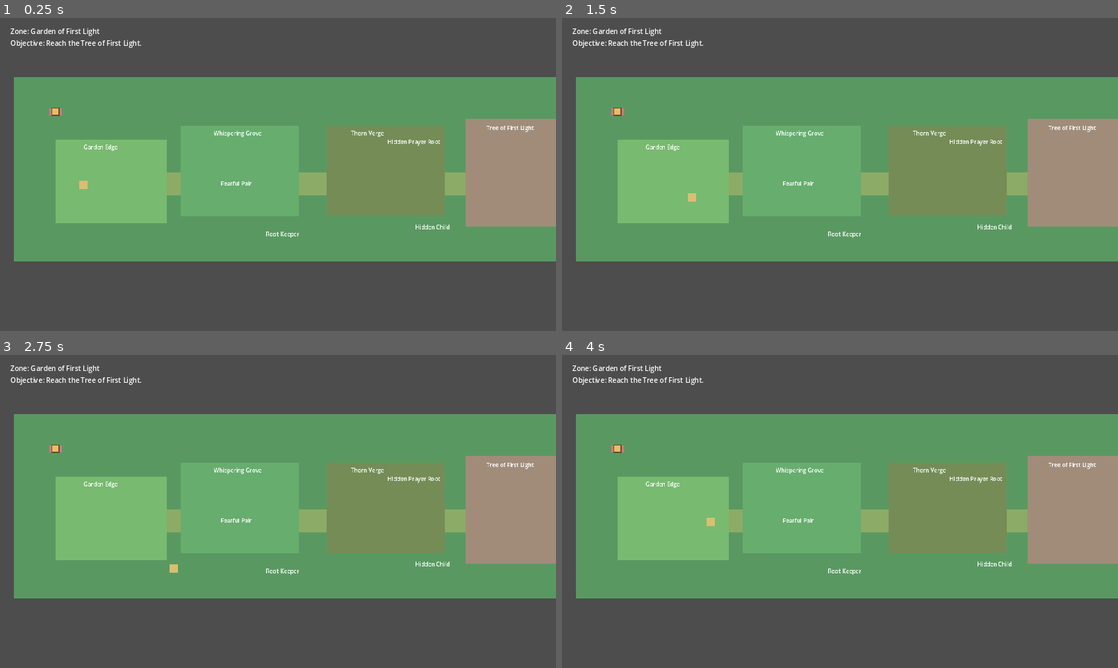
Above: before the commit, frames 1-4 (two rows, left to right).
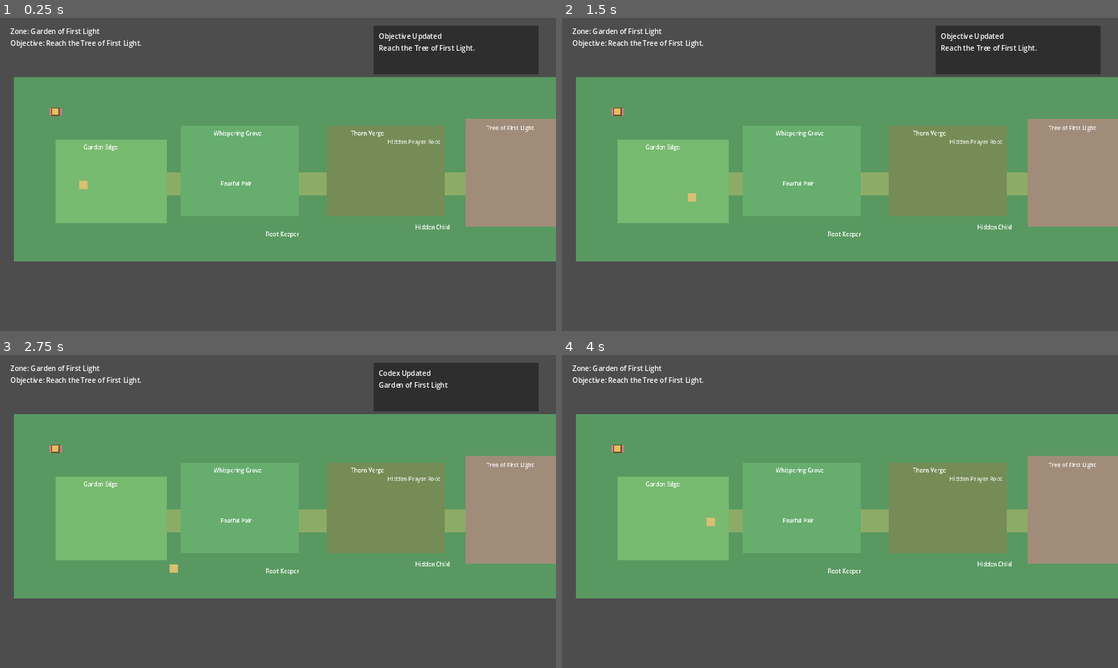
Above: after the commit, the same moments.

Repository: lawrence-via-mk1987/3body
Game: Godot game, scene res://scenes/world/garden_of_first_light/garden_main.tscn
Same seed, same stepped clock (60 frames per second), same inputs: the game is played once before the commit and once after it. This scene is started directly instead of the project's main scene.
Inputs:
- Up to frame 1 (0.25 s): no input
- Up to frame 2 (1.5 s): tap Enter at 0.5 s; hold D (move_right) 0.53-1.28 s; hold Space (advance_dialogue) 0.53-1.28 s; hold S (move_down) from 1.28 s (still down); tap Space (advance_dialogue) at 1.35 s
- Up to frame 3 (2.75 s): release S (move_down) at 2.03 s; hold D (move_right) from 2.03 s (still down); hold Space (advance_dialogue) from 2.03 s (still down)
- Up to frame 4 (4 s): release D (move_right) at 2.78 s; release Space (advance_dialogue) at 2.78 s; hold W (move_up) 2.78-3.53 s; tap Space (advance_dialogue) at 2.85 s; tap Enter at 3.5 s; hold A (move_left) from 3.53 s (still down); hold Space (advance_dialogue) from 3.53 s (still down)

The runs differ from the first frame. In frame 1, 4.6% of the frame differs, in the area x 67-97%, y 2-41%; in frame 2, 4.6%; in frame 3, 4.6%; in frame 4, less than 0.1%.
Error before the commit: Trying to return an array of type "Array" where expected return type is "Array[String]". (res://systems/autoload/codex_state.gd:22)
Error after the commit: Trying to return an array of type "Array" where expected return type is "Array[String]". (res://systems/autoload/codex_state.gd:31)

Commit message:
Add progression feedback and reactive world state
Co-authored-by: lawrence-via-mk1987 <lawrence-via-mk1987@users.noreply.github.com>

Diff:
--- /dev/null
+++ b/kairos-redeemer/game/scenes/ui/notification_hud.tscn
@@ -0,0 +1,36 @@
+[gd_scene load_steps=2 format=3]
+
+[ext_resource type="Script" path="res://scripts/ui/notification_hud.gd" id="1_9r6ny"]
+
+[node name="NotificationHUD" type="CanvasLayer"]
+script = ExtResource("1_9r6ny")
+
+[node name="NotificationPanel" type="PanelContainer" parent="."]
+unique_name_in_owner = true
+offset_left = 860.0
+offset_top = 18.0
+offset_right = 1240.0
+offset_bottom = 130.0
+visible = false
+
+[node name="NotificationMargin" type="MarginContainer" parent="NotificationPanel"]
+layout_mode = 2
+theme_override_constants/margin_left = 12
+theme_override_constants/margin_top = 12
+theme_override_constants/margin_right = 12
+theme_override_constants/margin_bottom = 12
+
+[node name="NotificationVBox" type="VBoxContainer" parent="NotificationPanel/NotificationMargin"]
+layout_mode = 2
+
+[node name="NotificationTitle" type="Label" parent="NotificationPanel/NotificationMargin/NotificationVBox"]
+unique_name_in_owner = true
+text = "Notice"
+
+[node name="NotificationBody" type="RichTextLabel" parent="NotificationPanel/NotificationMargin/NotificationVBox"]
+unique_name_in_owner = true
+custom_minimum_size = Vector2(0, 52)
+bbcode_enabled = true
+fit_content = true
+scroll_active = false
+text = ""
--- /dev/null
+++ b/kairos-redeemer/game/scripts/ui/notification_hud.gd
@@ -0,0 +1,51 @@
+extends CanvasLayer
+
+@onready var panel: PanelContainer = %NotificationPanel
+@onready var title_label: Label = %NotificationTitle
+@onready var body_label: RichTextLabel = %NotificationBody
+
+var _is_showing: bool = false
+var _queue: Array[Dictionary] = []
+
+func _ready() -> void:
+	panel.visible = false
+	process_mode = Node.PROCESS_MODE_ALWAYS
+	QuestState.objective_changed.connect(_on_objective_changed)
+	CodexState.entry_unlocked.connect(_on_entry_unlocked)
+	CodexState.truth_unlocked.connect(_on_truth_unlocked)
+
+func _on_objective_changed(text: String) -> void:
+	_enqueue_notice("Objective Updated", text)
+
+func _on_entry_unlocked(entry_id: String) -> void:
+	var entry := CodexData.get_entry(entry_id)
+	_enqueue_notice("Codex Updated", entry.title)
+
+func _on_truth_unlocked(truth_id: String) -> void:
+	var truth := CodexData.get_truth(truth_id)
+	_enqueue_notice("Truth Remembered", truth.title)
+
+func _enqueue_notice(title: String, body: String) -> void:
+	_queue.append({"title": title, "body": body})
+	if not _is_showing:
+		_show_next_notice()
+
+func _show_next_notice() -> void:
+	if _queue.is_empty():
+		_is_showing = false
+		panel.visible = false
+		return
+
+	_is_showing = true
+	var notice: Dictionary = _queue.pop_front()
+	title_label.text = notice.get("title", "")
+	body_label.text = str(notice.get("body", ""))
+	panel.visible = true
+	panel.modulate.a = 0.0
+
+	var tween := create_tween()
+	tween.set_pause_mode(Tween.TWEEN_PAUSE_PROCESS)
+	tween.tween_property(panel, "modulate:a", 1.0, 0.12)
+	tween.tween_interval(1.6)
+	tween.tween_property(panel, "modulate:a", 0.0, 0.2)
+	tween.tween_callback(_show_next_notice)
--- a/kairos-redeemer/game/scripts/ui/objective_hud.gd
+++ b/kairos-redeemer/game/scripts/ui/objective_hud.gd
@@ -8,3 +8,11 @@
 
 func refresh_objective() -> void:
 	objective_label.text = "Objective: %s" % QuestState.current_objective_text
+
+func _ready() -> void:
+	process_mode = Node.PROCESS_MODE_ALWAYS
+	refresh_objective()
+	QuestState.objective_changed.connect(_on_objective_changed)
+
+func _on_objective_changed(_text: String) -> void:
+	refresh_objective()
--- a/kairos-redeemer/game/scripts/world/beth_tikvah_main.gd
+++ b/kairos-redeemer/game/scripts/world/beth_tikvah_main.gd
@@ -4,11 +4,13 @@
 const DIALOGUE_BOX_SCENE := preload("res://scenes/ui/dialogue_box.tscn")
 const OBJECTIVE_HUD_SCENE := preload("res://scenes/ui/objective_hud.tscn")
 const PAUSE_MENU_SCENE := preload("res://scenes/ui/pause_menu.tscn")
+const NOTIFICATION_HUD_SCENE := preload("res://scenes/ui/notification_hud.tscn")
 const DIALOGUE_LOADER := preload("res://scripts/dialogue/dialogue_loader.gd")
 
 var _dialogue_box: CanvasLayer
 var _objective_hud: CanvasLayer
 var _pause_menu: CanvasLayer
+var _notification_hud: CanvasLayer
 var _pending_action: Callable
 
 func _ready() -> void:
@@ -20,6 +22,7 @@
 	_objective_hud.call("set_zone", "Beth-Tikvah")
 	_objective_hud.call("refresh_objective")
 	CodexState.unlock_entry("beth_tikvah")
+	_refresh_world_state()
 
 func _spawn_player() -> void:
 	var player = PLAYER_SCENE.instantiate()
@@ -36,6 +39,9 @@
 
 	_pause_menu = PAUSE_MENU_SCENE.instantiate()
 	add_child(_pause_menu)
+
+	_notification_hud = NOTIFICATION_HUD_SCENE.instantiate()
+	add_child(_notification_hud)
 
 func _unhandled_input(event: InputEvent) -> void:
 	if event.is_action_pressed("pause") and _pause_menu != null:
@@ -86,11 +92,13 @@
 	QuestState.advance_quest("firstfruits_morning", "meet_junia")
 	QuestState.set_objective_text("Meet Junia at the Singer's Steps.")
 	_objective_hud.call("refresh_objective")
+	_refresh_world_state()
 
 func _after_festival_intro() -> void:
 	QuestState.advance_quest("firstfruits_morning", "approach_lamp")
 	QuestState.set_objective_text("Approach the Lamp Pavilion. You may speak with the townspeople first.")
 	_objective_hud.call("refresh_objective")
+	_refresh_world_state()
 
 func _go_to_threshold() -> void:
 	GameState.set_flag("lamp_fracture_seen", true)
@@ -99,3 +107,12 @@
 	CodexState.unlock_entry("threshold_of_testimony")
 	QuestState.set_objective_text("Awaken in the Threshold of Testimony.")
 	SceneRouter.goto_world_scene("res://scenes/world/threshold/threshold_main.tscn")
+
+func _refresh_world_state() -> void:
+	var hadarah_done := DialogueState.has_seen_scene("opening_blessing")
+	var festival_done := DialogueState.has_seen_scene("junia_festival_intro")
+
+	$NPCRoot/HadarahMarker.modulate = Color(0.8, 0.8, 0.8, 0.7) if hadarah_done else Color(1, 1, 1, 1)
+	$NPCRoot/JuniaMarker.modulate = Color(1.2, 1.2, 1.0, 1.0) if hadarah_done and not festival_done else Color(1, 1, 1, 1)
+	$EnvironmentRoot/LampPavilion.color = Color(1.0, 0.92, 0.72, 1.0) if festival_done else Color(0.9, 0.88, 0.7, 1)
+	$EnvironmentRoot/LampPavilionLabel.modulate = Color(1.0, 0.92, 0.72, 1.0) if festival_done else Color(1, 1, 1, 0.85)
--- a/kairos-redeemer/game/scripts/world/garden_main.gd
+++ b/kairos-redeemer/game/scripts/world/garden_main.gd
@@ -4,11 +4,13 @@
 const DIALOGUE_BOX_SCENE := preload("res://scenes/ui/dialogue_box.tscn")
 const OBJECTIVE_HUD_SCENE := preload("res://scenes/ui/objective_hud.tscn")
 const PAUSE_MENU_SCENE := preload("res://scenes/ui/pause_menu.tscn")
+const NOTIFICATION_HUD_SCENE := preload("res://scenes/ui/notification_hud.tscn")
 const DIALOGUE_LOADER := preload("res://scripts/dialogue/dialogue_loader.gd")
 
 var _dialogue_box: CanvasLayer
 var _objective_hud: CanvasLayer
 var _pause_menu: CanvasLayer
+var _notification_hud: CanvasLayer
 var _pending_action: Callable
 
 func _ready() -> void:
@@ -24,6 +26,7 @@
 		QuestState.set_objective_text("Reach the Tree of First Light.")
 	_objective_hud.call("refresh_objective")
 	CodexState.unlock_entry("garden_of_first_light")
+	_refresh_world_state()
 
 	if GameState.has_flag("briar_bridegroom_defeated") and not DialogueState.has_seen_scene("love_restoration"):
 		call_deferred("_play_restoration")
@@ -46,6 +49,9 @@
 	_pause_menu = PAUSE_MENU_SCENE.instantiate()
 	add_child(_pause_menu)
 
+	_notification_hud = NOTIFICATION_HUD_SCENE.instantiate()
+	add_child(_notification_hud)
+
 func _unhandled_input(event: InputEvent) -> void:
 	if event.is_action_pressed("pause") and _pause_menu != null:
 		_pause_menu.toggle_menu()
@@ -61,18 +67,18 @@
 		"fearful_pair":
 			if DialogueState.has_seen_scene("fearful_pair"):
 				return
-			_play_dialogue("res://dialogue/npc/fearful_pair.json", Callable())
+			_play_dialogue("res://dialogue/npc/fearful_pair.json", Callable(self, "_refresh_world_state"))
 		"root_keeper":
-			_play_dialogue("res://dialogue/npc/root_keeper.json", Callable())
+			_play_dialogue("res://dialogue/npc/root_keeper.json", Callable(self, "_refresh_world_state"))
 		"hidden_child":
-			_play_dialogue("res://dialogue/npc/hidden_child.json", Callable())
+			_play_dialogue("res://dialogue/npc/hidden_child.json", Callable(self, "_refresh_world_state"))
 		"garden_prayer_root":
 			if GameState.has_flag("garden_prayer_root_seen"):
 				_play_dialogue("res://dialogue/npc/garden_prayer_root_repeat.json", Callable())
 				return
 			GameState.set_flag("garden_prayer_root_seen", true)
 			CodexState.unlock_truth("gift_is_received_not_seized")
-			_play_dialogue("res://dialogue/npc/garden_prayer_root.json", Callable())
+			_play_dialogue("res://dialogue/npc/garden_prayer_root.json", Callable(self, "_refresh_world_state"))
 		"veiled_glimpse":
 			if DialogueState.has_seen_scene("veiled_glimpse"):
 				return
@@ -111,3 +117,20 @@
 	QuestState.complete_quest("the_first_wound")
 	QuestState.set_objective_text("Return to the Threshold of Testimony.")
 	SceneRouter.goto_world_scene("res://scenes/world/threshold/threshold_main.tscn")
+
+func _refresh_world_state() -> void:
+	var first_battle_complete := GameState.has_flag("garden_first_battle_complete")
+	var prayer_root_seen := GameState.has_flag("garden_prayer_root_seen")
+	var briar_defeated := GameState.has_flag("briar_bridegroom_defeated")
+	var pair_seen := DialogueState.has_seen_scene("fearful_pair")
+	var root_seen := DialogueState.has_seen_scene("root_keeper")
+	var child_seen := DialogueState.has_seen_scene("hidden_child")
+
+	$EnvironmentRoot/MainRootPath.color = Color(0.62, 0.75, 0.45, 1.0) if first_battle_complete else Color(0.55, 0.67, 0.4, 1.0)
+	$EnvironmentRoot/PrayerRootLabel.modulate = Color(1.0, 0.95, 0.7, 1.0) if prayer_root_seen else Color(1, 1, 1, 0.8)
+	$EnvironmentRoot/BossArena.color = Color(0.78, 0.71, 0.6, 1.0) if briar_defeated else Color(0.63, 0.55, 0.48, 1.0)
+	$EnvironmentRoot/TreeLabel.modulate = Color(1.0, 0.92, 0.68, 1.0) if briar_defeated else Color(1, 1, 1, 0.85)
+
+	$NPCRoot/FearfulPairMarker.modulate = Color(0.85, 1.0, 0.85, 1.0) if pair_seen else Color(1, 1, 1, 1)
+	$NPCRoot/RootKeeperMarker.modulate = Color(0.85, 1.0, 0.85, 1.0) if root_seen else Color(1, 1, 1, 1)
+	$NPCRoot/HiddenChildMarker.modulate = Color(0.85, 1.0, 0.85, 1.0) if child_seen else Color(1, 1, 1, 1)
--- a/kairos-redeemer/game/scripts/world/threshold_main.gd
+++ b/kairos-redeemer/game/scripts/world/threshold_main.gd
@@ -4,11 +4,13 @@
 const DIALOGUE_BOX_SCENE := preload("res://scenes/ui/dialogue_box.tscn")
 const OBJECTIVE_HUD_SCENE := preload("res://scenes/ui/objective_hud.tscn")
 const PAUSE_MENU_SCENE := preload("res://scenes/ui/pause_menu.tscn")
+const NOTIFICATION_HUD_SCENE := preload("res://scenes/ui/notification_hud.tscn")
 const DIALOGUE_LOADER := preload("res://scripts/dialogue/dialogue_loader.gd")
 
 var _dialogue_box: CanvasLayer
 var _objective_hud: CanvasLayer
 var _pause_menu: CanvasLayer
+var _notification_hud: CanvasLayer
 var _pending_action: Callable
 
 func _ready() -> void:
@@ -24,6 +26,7 @@
 	else:
 		QuestState.set_objective_text("Enter the Garden of First Light.")
 	_objective_hud.call("refresh_objective")
+	_refresh_world_state()
 
 	if not DialogueState.has_seen_scene("threshold_wakeup"):
 		call_deferred("_play_intro")
@@ -45,6 +48,9 @@
 
 	_pause_menu = PAUSE_MENU_SCENE.instantiate()
 	add_child(_pause_menu)
+
+	_notification_hud = NOTIFICATION_HUD_SCENE.instantiate()
+	add_child(_notification_hud)
 
 func _unhandled_input(event: InputEvent) -> void:
 	if event.is_action_pressed("pause") and _pause_menu != null:
@@ -85,6 +91,7 @@
 		QuestState.set_objective_text("Step through the first gate into the Garden.")
 		_objective_hud.call("refresh_objective")
 		CodexState.unlock_entry("keeper_of_hours")
+		_refresh_world_state()
 
 func _on_dialogue_finished() -> void:
 	if _pending_action.is_valid():
@@ -97,3 +104,12 @@
 	QuestState.complete_quest("through_the_rupture")
 	QuestState.start_quest("the_first_wound")
 	SceneRouter.goto_world_scene("res://scenes/world/garden_of_first_light/garden_main.tscn")
+
+func _refresh_world_state() -> void:
+	var keeper_seen := DialogueState.has_seen_scene("keeper_briefing")
+	var love_restored := GameState.has_flag("fruit_love_restored")
+
+	$EnvironmentRoot/GateDais.color = Color(0.96, 0.9, 0.58, 1.0) if keeper_seen else Color(0.72, 0.72, 0.62, 1.0)
+	$EnvironmentRoot/GateLabel.text = "Meridian Reflection" if love_restored else "Gate of First Light"
+	$EnvironmentRoot/GateLabel.modulate = Color(0.8, 0.94, 1.0, 1.0) if love_restored else Color(1, 1, 1, 1)
+	$NPCRoot/KeeperMarker.modulate = Color(1.0, 1.0, 1.0, 0.75) if keeper_seen else Color(1, 1, 1, 1)
--- a/kairos-redeemer/game/systems/autoload/codex_state.gd
+++ b/kairos-redeemer/game/systems/autoload/codex_state.gd
@@ -1,4 +1,7 @@
 extends Node
+
+signal entry_unlocked(entry_id: String)
+signal truth_unlocked(truth_id: String)
 
 var unlocked_entries: Dictionary = {
 	"beth_tikvah": true,
@@ -7,13 +10,19 @@
 var unlocked_truths: Dictionary = {}
 
 func unlock_entry(entry_id: String) -> void:
+	if unlocked_entries.get(entry_id, false):
+		return
 	unlocked_entries[entry_id] = true
+	entry_unlocked.emit(entry_id)
 
 func has_entry(entry_id: String) -> bool:
 	return unlocked_entries.get(entry_id, false)
 
 func unlock_truth(truth_id: String) -> void:
+	if unlocked_truths.get(truth_id, false):
+		return
 	unlocked_truths[truth_id] = true
+	truth_unlocked.emit(truth_id)
 
 func has_truth(truth_id: String) -> bool:
 	return unlocked_truths.get(truth_id, false)
--- a/kairos-redeemer/game/systems/autoload/quest_state.gd
+++ b/kairos-redeemer/game/systems/autoload/quest_state.gd
@@ -1,4 +1,9 @@
 extends Node
+
+signal quest_started(quest_id: String)
+signal quest_advanced(quest_id: String, stage_id: String)
+signal quest_completed(quest_id: String)
+signal objective_changed(text: String)
 
 var active_quests: Dictionary = {}
 var completed_quests: Dictionary = {}
@@ -6,16 +11,20 @@
 
 func start_quest(quest_id: String) -> void:
 	active_quests[quest_id] = "started"
+	quest_started.emit(quest_id)
 
 func advance_quest(quest_id: String, stage_id: String) -> void:
 	active_quests[quest_id] = stage_id
+	quest_advanced.emit(quest_id, stage_id)
 
 func complete_quest(quest_id: String) -> void:
 	completed_quests[quest_id] = true
 	active_quests.erase(quest_id)
+	quest_completed.emit(quest_id)
 
 func is_quest_active(quest_id: String) -> bool:
 	return active_quests.has(quest_id)
 
 func set_objective_text(text: String) -> void:
 	current_objective_text = text
+	objective_changed.emit(text)
